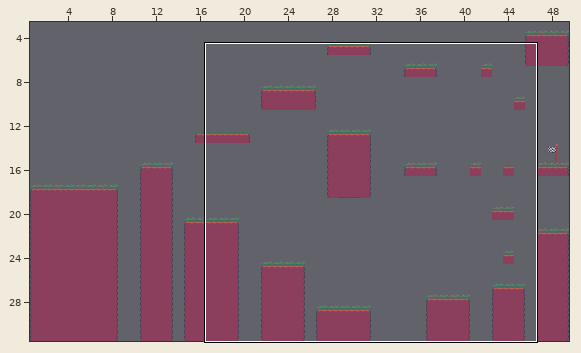
Two states of a Tiled map (JSON), maps/Map3.json. Above: a wide view before the commit, with the close-up outlined.
Close-up. Old version:
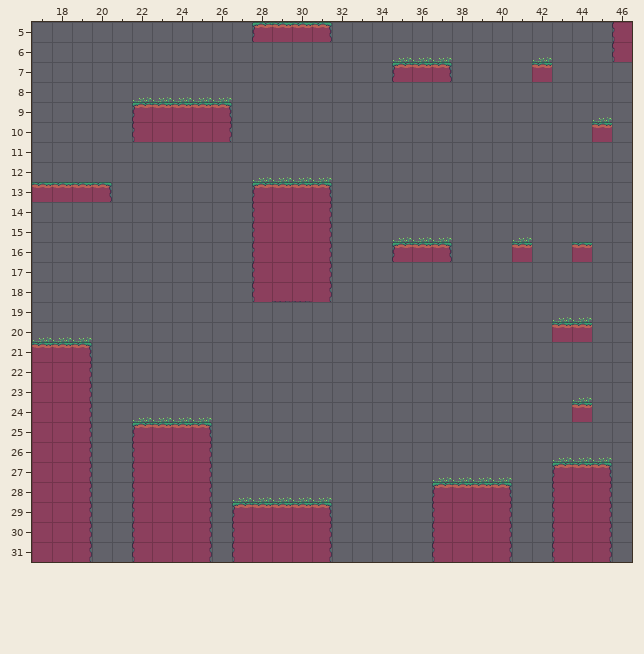
Cells are 32x32 px. Shown: x 17..46, y 5..31. The commit also changed other parts of the map, which this record leaves out.
After the commit:
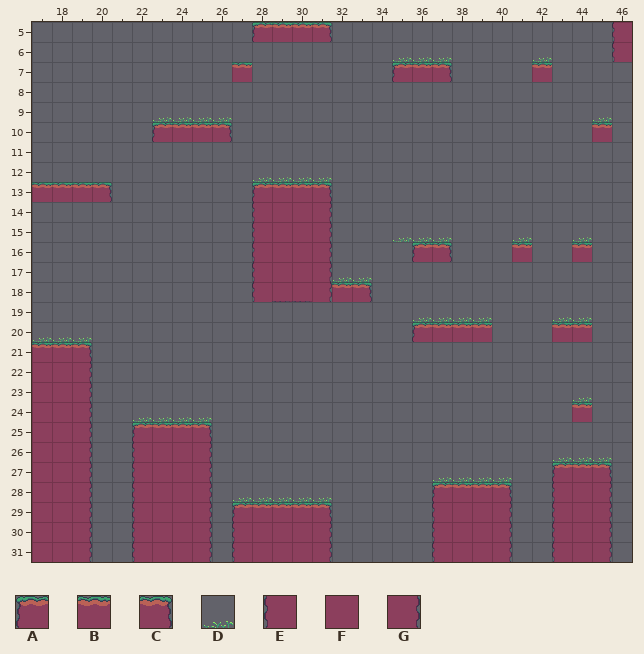
Key: from "Sprites": A 0, B 1, C 2, D 3, E 8, F 9, G 10.
_ is an empty cell, . an unchanged one.
The edit:
--- layer "Ground"
@@ x 27..27 @@
- 7 _
+ 7 B
@@ x 22..26 @@
- 9 ABBBC
-10 EFFFG
+ 9 _____
+10 _ABBC
@@ x 35..36 @@
-16 AB
+16 _A
@@ x 32..33 @@
-18 __
+18 BC
@@ x 36..39 @@
-20 ____
+20 ABBB
--- layer "Decoration"
@@ x 22..26 @@
- 8 DDDDD
- 9 .____
+ 8 _____
+ 9 .DDDD
@@ x 44..44 @@
-15 _
+15 D
@@ x 32..33 @@
-17 __
+17 DD
@@ x 36..39 @@
-19 ____
+19 DDDD
Boxes around the changes in both close-ups, in picture pixels (x1, y1, x2, y2):
changed: (132, 62, 252, 142)
added: (572, 237, 592, 242)
changed: (392, 242, 432, 262)
added: (332, 277, 372, 302)
added: (412, 317, 492, 342)
